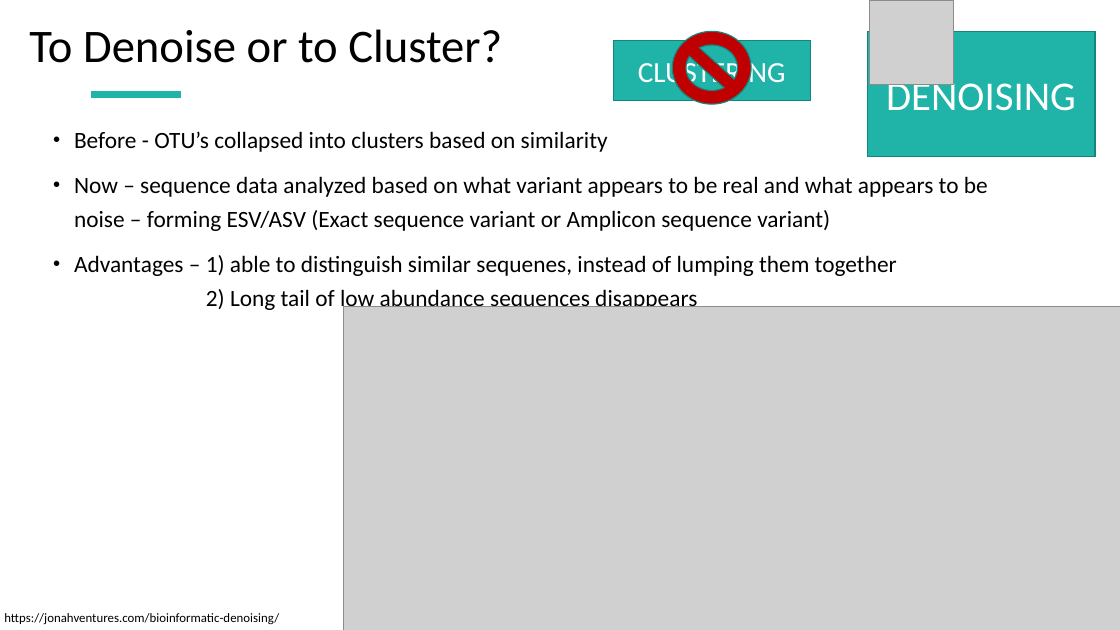
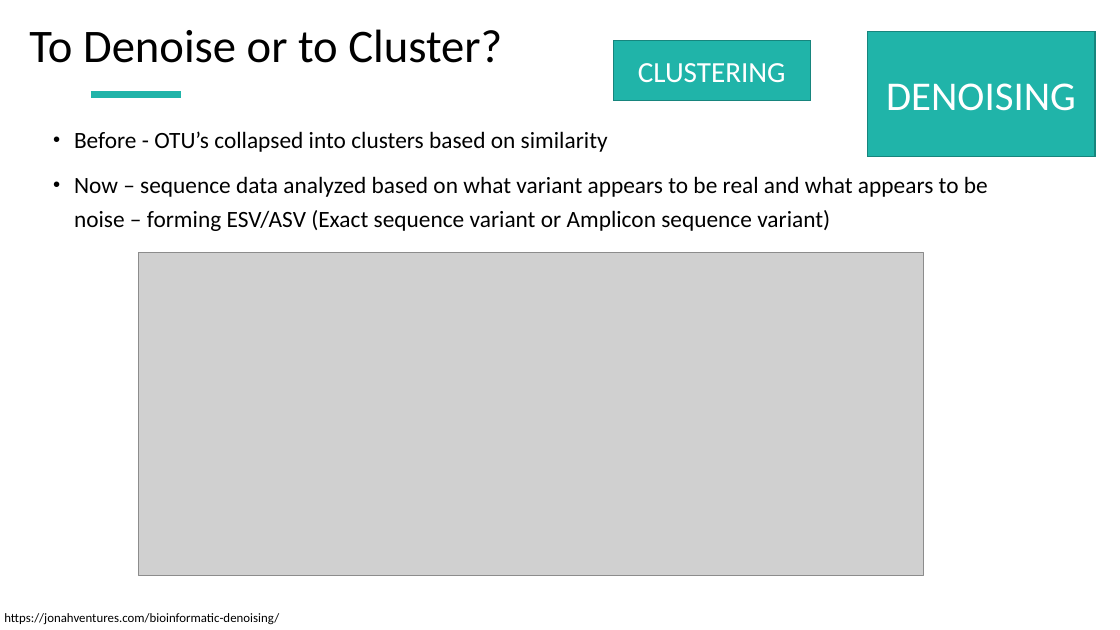
Before and after one commit to CheshtaaChitkara/AB327-827, a slide deck: slide 16 of Lecture/BIOINFORMATICS AND DADA 2.pptx (slide 13 before the commit). Drawn at 1120x630 pixels with LibreOffice and Linux fonts; fonts in the diff are those of the drawing; grey boxes stand for pictures. Boxes give left, top, right and bottom in pixels: in the first picture for what was removed or moved away, otherwise in the second. Text is boxed around its words. In the diff, an @@ line names an element or a change of style, - is before the commit and + after.

```diff
--- a/Lecture/BIOINFORMATICS AND DADA 2.pptx
+++ b/Lecture/BIOINFORMATICS AND DADA 2.pptx
@@ picture removed at (x1=870, y1=0, x2=954, y2=84) @@
@@ no-entry sign removed at (x1=672, y1=31, x2=751, y2=104) @@
@@ text at (x1=74, y1=255, x2=897, y2=312): paragraph removed @@
-• Advantages – 1) able to distinguish similar sequenes, instead of lumping them together
-  2) Long tail of low abundance sequences disappears
@@ picture resized from (x1=344, y1=307, x2=1120, y2=630) to (x1=139, y1=252, x2=924, y2=576) @@
```
Also in this commit, not shown: 8 other slides changed, 5 slides added, 2 slides removed.
